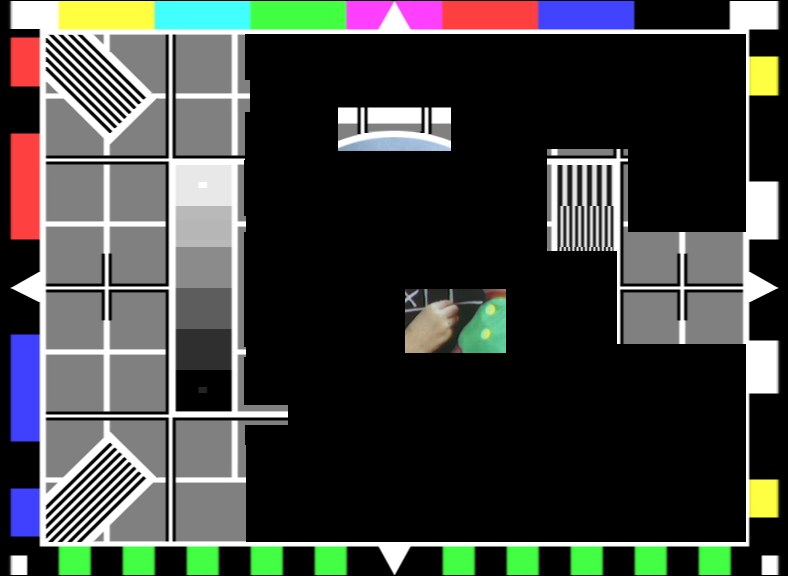
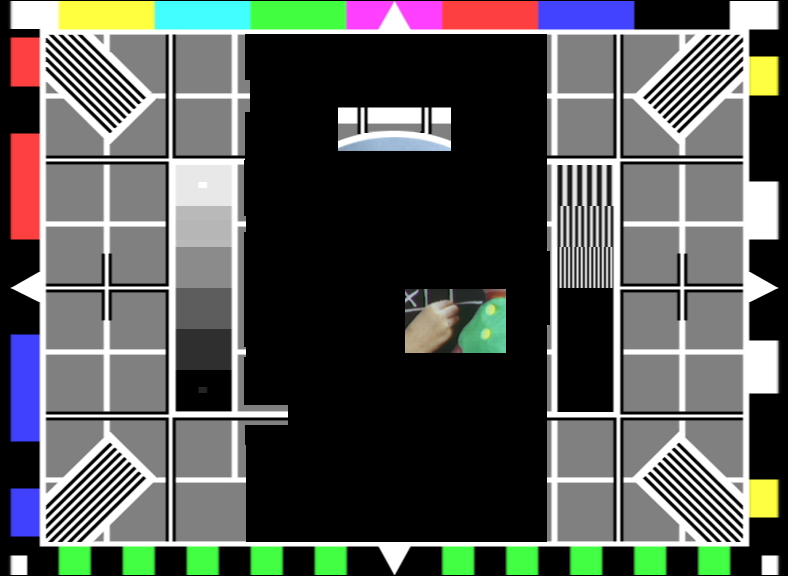
Revision of a layered (788, 576) image; what changed, layer by layer:
painted on "TCFdigital copy" over left=440, top=32, right=746, bottom=575
